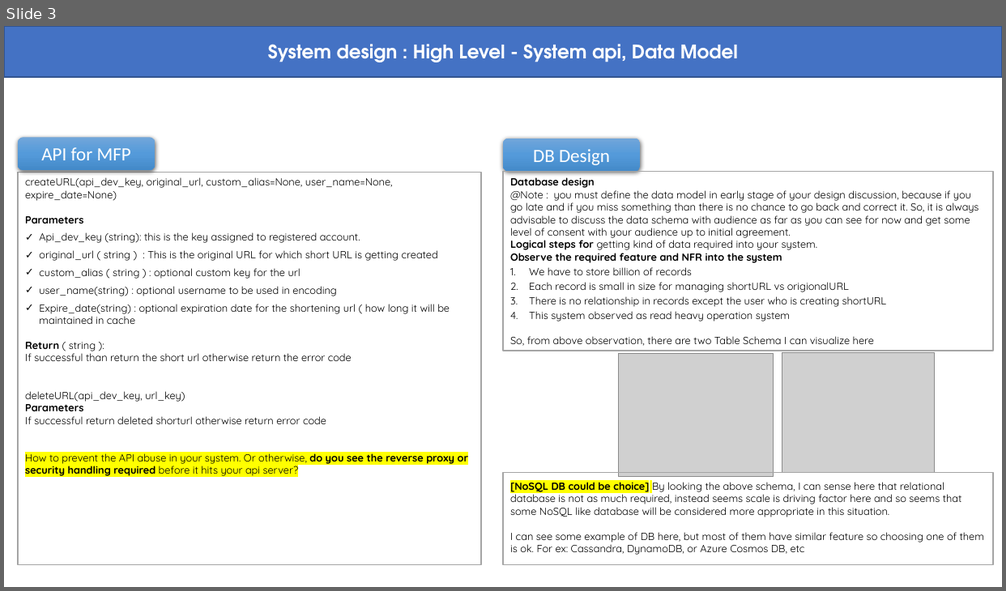
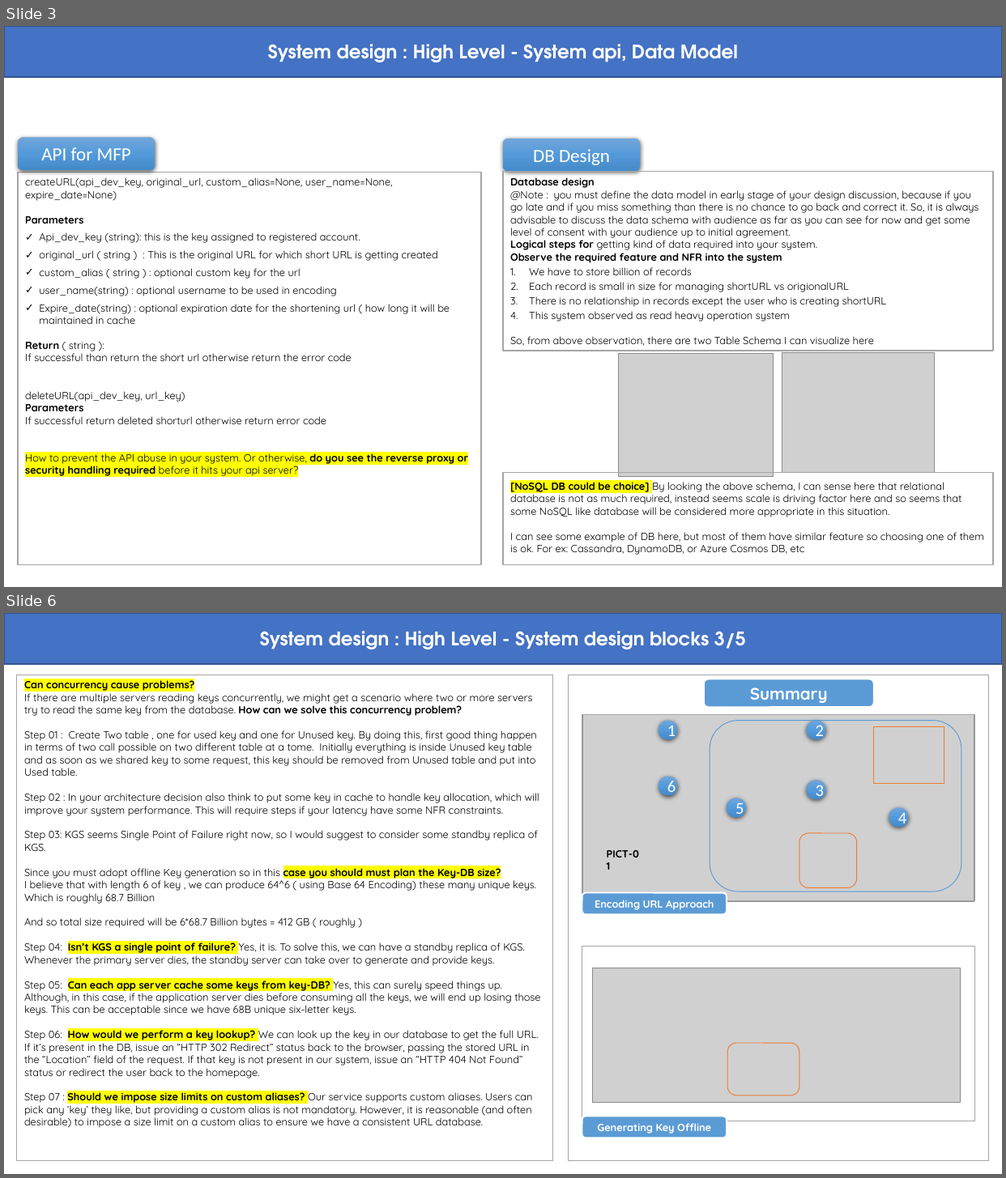
Before and after one commit to abmishra1234/Advanced-System-Design, a slide deck: TinyUrl_discussion_Level01.pptx. Shown one above the other, each under a label of ours: slide 3 before the commit, slides 3 and 6 after it; the slides between them are not shown. The pictures are 1006x591 and 1006x1178 pixels, drawn with LibreOffice and Linux fonts; fonts in the diff are those of the drawing; grey boxes stand for pictures. Boxes give left, top, right and bottom in pixels: in the first picture for what was removed or moved away, otherwise in the second. Text is boxed around its words. In the diff, an @@ line names an element or a change of style, - is before the commit and + after.

Commit message:
TinyURL Service System Design Article Author : Abinash Mishra

```diff
--- a/TinyUrl_discussion_Level01.pptx
+++ b/TinyUrl_discussion_Level01.pptx
@@ slide 6 added at (4, 613, 1002, 1174), background #FFFFFF @@
@@ rectangle added at (4, 613, 1002, 664), fill #4472C4, outline #325491 1 pt, 18 pt, text #FFFFFF, bold @@
+System design : High Level - System design blocks 3/5
@@ rectangle added at (17, 675, 552, 1161), outline #A5A5A5 0.75 pt @@
@@ text added at (24, 678, 540, 1128), 10 pt, text #000000 @@
+Can concurrency cause problems?
+If there are multiple servers reading keys concurrently, we might get a scenario where two or more servers try to read the same key from the database. How can we solve this concurrency problem?
+Step 01 : Create Two table , one for used key and one for Unused key. By doing this, first good thing happen in terms of two call possible on two different table at a tome. Initially everything is inside Unused key table and as soon as we shared key to some request, this key should be removed from Unused table and put into Used table.
+Step 02 : In your architecture decision also think to put some key in cache to handle key allocation, which will improve your system performance. This will require steps if your latency have some NFR constraints.
+Step 03: KGS seems Single Point of Failure right now, so I would suggest to consider some standby replica of KGS.
+Since you must adopt offline Key generation so in this case you should must plan the Key-DB size?
+I believe that with length 6 of key , we can produce 64^6 ( using Base 64 Encoding) these many unique keys. Which is roughly 68.7 Billion
+And so total size required will be 6*68.7 Billion bytes = 412 GB ( roughly )
+Step 04: Isn’t KGS a single point of failure? Yes, it is. To solve this, we can have a standby replica of KGS. Whenever the primary server dies, the standby server can take over to generate and provide keys.
+Step 05: Can each app server cache some keys from key-DB? Yes, this can surely speed things up. Although, in this case, if the application server dies before consuming all the keys, we will end up losing those keys. This can be acceptable since we have 68B unique six-letter keys.
+Step 06: How would we perform a key lookup? We can look up the key in our database to get the full URL. If it’s present in the DB, issue an “HTTP 302 Redirect” status back to the browser, passing the stored URL in the “Location” field of the request. If that key is not present in our system, issue an “HTTP 404 Not Found” status or redirect the user back to the homepage.
+Step 07 : Should we impose size limits on custom aliases? Our service supports custom aliases. Users can pick any ‘key’ they like, but providing a custom alias is not mandatory. However, it is reasonable (and often desirable) to impose a size limit on a custom alias to ensure we have a consistent URL database.
@@ rectangle added at (568, 675, 989, 1161), outline #A5A5A5 0.75 pt @@
@@ rounded rectangle added at (704, 679, 874, 707), fill #5B9BD5, outline #FFFFFF 1.5 pt, 16 pt, text #FFFFFF, bold @@
+Summary
@@ group added at (582, 715, 974, 902): 6 ellipses, 2 rectangles, 1 picture, 1 text, 1 rounded rectangle @@
+1
+2
+3
+4
+5
+6
+PICT-01
@@ rounded rectangle added at (799, 833, 858, 888), outline #ED7D31 0.75 pt @@
@@ rounded rectangle added at (582, 893, 727, 914), fill #5B9BD5, outline #FFFFFF 1.5 pt, 10 pt, text #FFFFFF, bold @@
+Encoding URL Approach
@@ rectangle added at (582, 946, 974, 1122), outline #A5A5A5 0.75 pt @@
@@ picture added at (593, 968, 961, 1102) @@
@@ rounded rectangle added at (728, 1043, 799, 1096), outline #ED7D31 0.75 pt @@
@@ rounded rectangle added at (582, 1117, 727, 1139), fill #5B9BD5, outline #FFFFFF 1.5 pt, 10 pt, text #FFFFFF, bold @@
+Generating Key Offline
```
Also in this commit, not shown: 2 slides changed, 3 other slides added, 1 other file.
